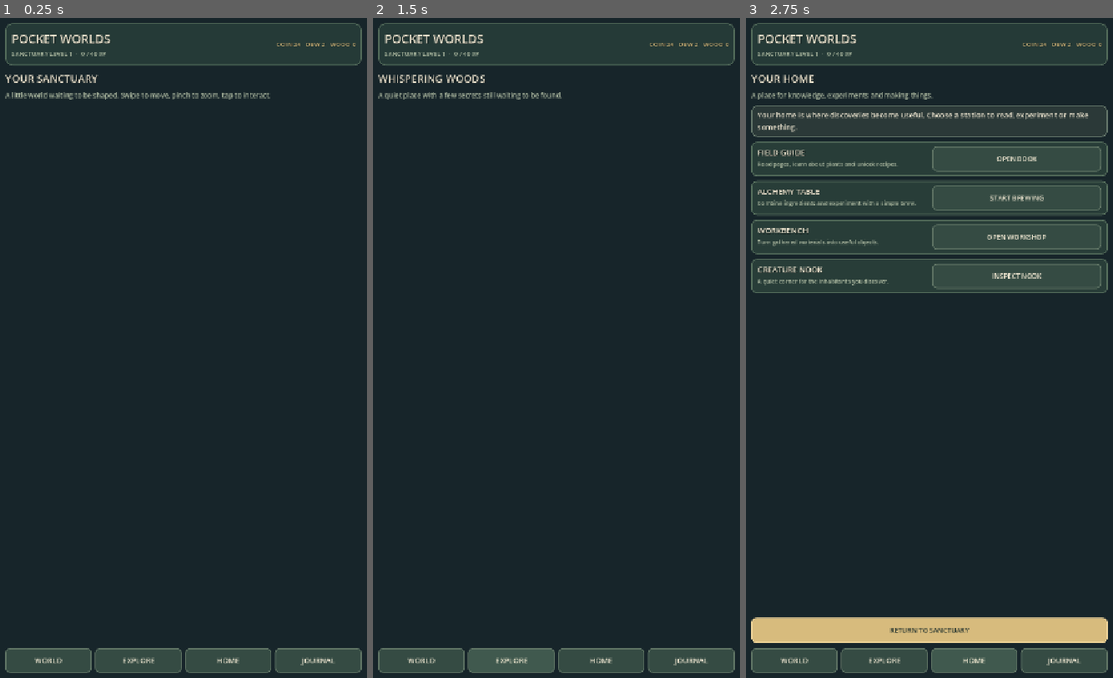
Above: before the commit, frames 1-3 (left to right).
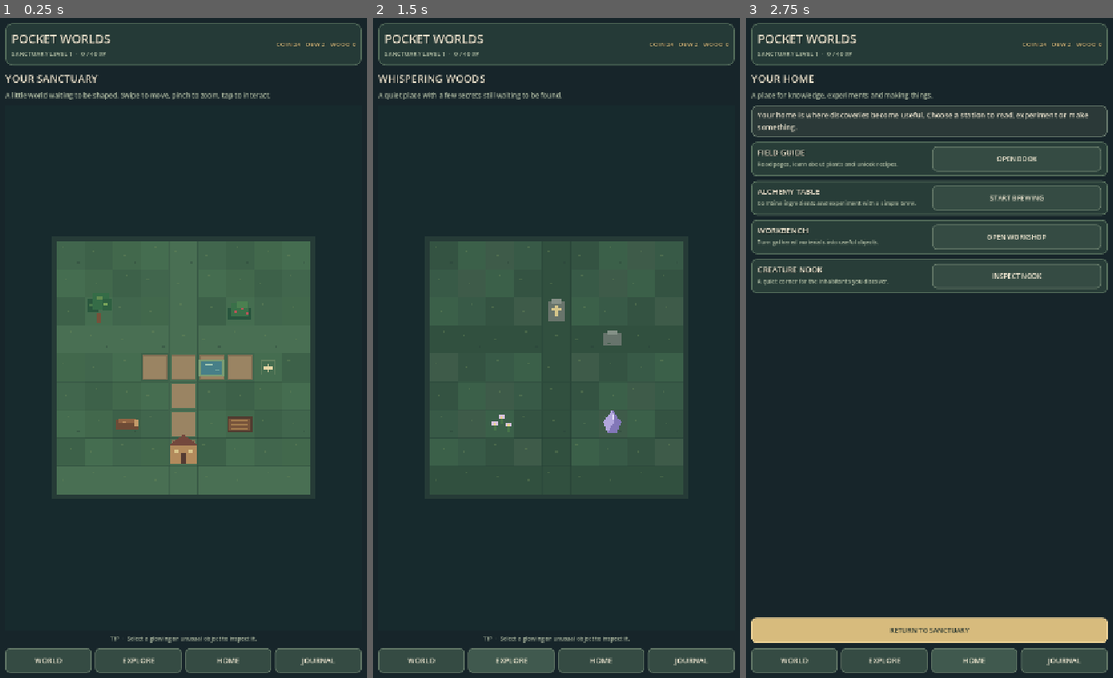
Above: after the commit, the same moments.

Repository: Kryodo/PocketWorlds
Game: Godot game, scene res://scenes/app/main.tscn
Same seed, same stepped clock (60 frames per second), same inputs: the game is played once before the commit and once after it.
Inputs:
- Up to frame 1 (0.25 s): no input
- Up to frame 2 (1.5 s): click "WORLD" at 0.5 s; click "EXPLORE" at 1.25 s
- Up to frame 3 (2.75 s): click "HOME" at 2 s

The runs differ from the first frame. In frame 1, 27% of the frame differs, in the area x 15-85%, y 33-95%; in frame 2, 27%; in frame 3, nothing differs.
Error before the commit: Parse Error: Cannot infer the type of "old_distance" variable because the value doesn't have a set type. (res://scripts/world/world_board.gd:342)

Commit message:
Fix pinch zoom distance type inference

Diff:
--- a/scripts/world/world_board.gd
+++ b/scripts/world/world_board.gd
@@ -339,10 +339,14 @@
 		if _touch_points.has(event.index):
 			if _touch_points.size() >= 2:
 				var points_before: Array = _touch_points.values()
-				var old_distance := points_before[0].distance_to(points_before[1])
+				var old_point_a: Vector2 = points_before[0]
+				var old_point_b: Vector2 = points_before[1]
+				var old_distance: float = old_point_a.distance_to(old_point_b)
 				_touch_points[event.index] = event.position
 				var points_after: Array = _touch_points.values()
-				var new_distance := points_after[0].distance_to(points_after[1])
+				var new_point_a: Vector2 = points_after[0]
+				var new_point_b: Vector2 = points_after[1]
+				var new_distance: float = new_point_a.distance_to(new_point_b)
 				if old_distance > 1.0 and new_distance > 1.0:
 					_zoom_at((points_after[0] + points_after[1]) * 0.5, new_distance / old_distance)
 				_pinching = true
